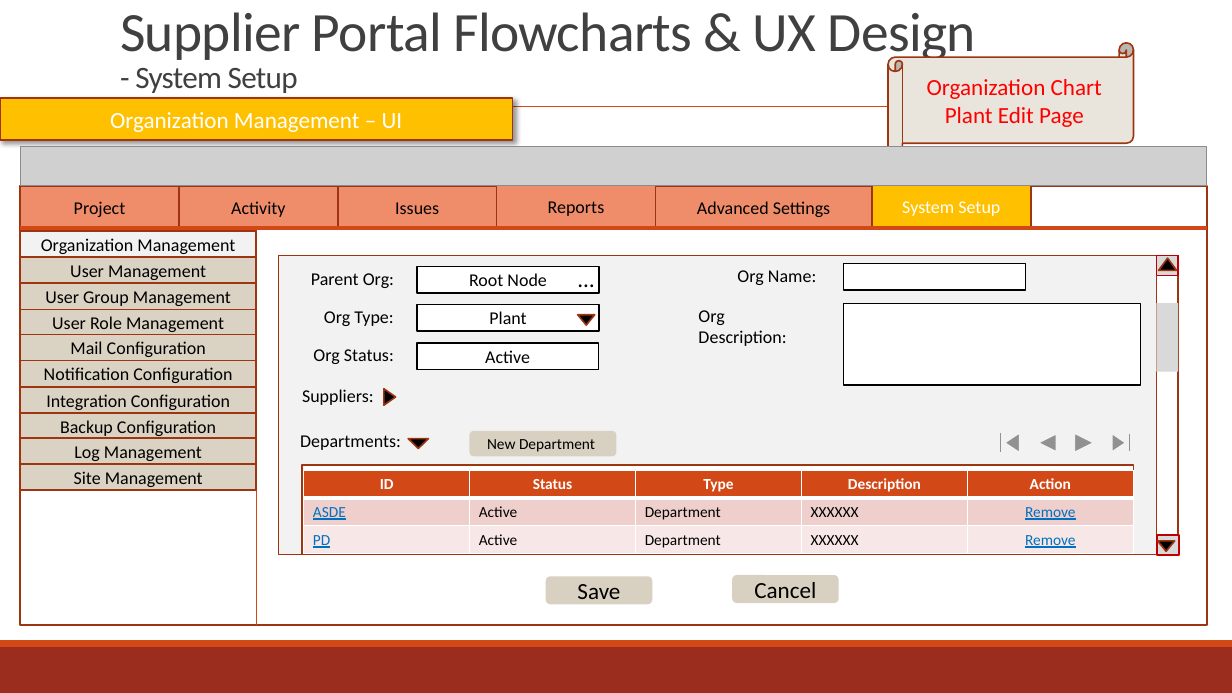
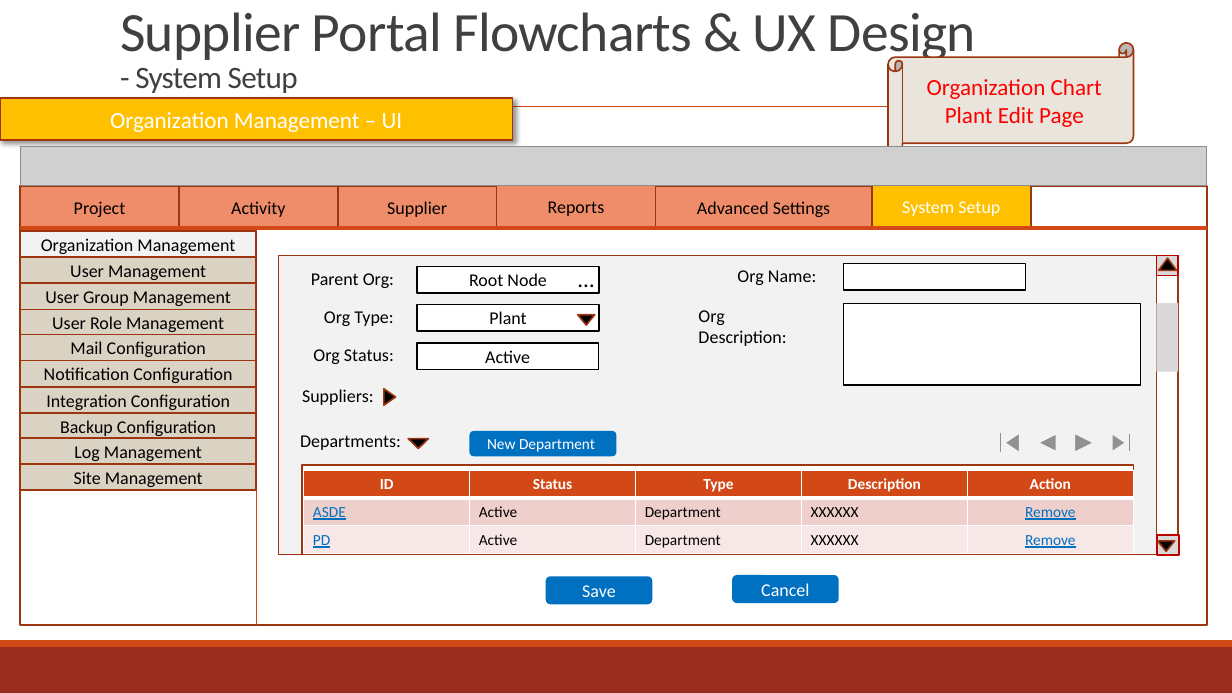
Before and after one commit to zyw9963/YFVE-supplier-portal, a slide deck: slide 18 of projects/YanFeng/02 System Design/User Stories/Flowcharts/Supplier FlowCharts & UX.pptx. Drawn at 1232x693 pixels with LibreOffice and Linux fonts; fonts in the diff are those of the drawing; grey boxes stand for pictures. Boxes give left, top, right and bottom in pixels: in the first picture for what was removed or moved away, otherwise in the second. Text is boxed around its words. In the diff, an @@ line names an element or a change of style, - is before the commit and + after.

```diff
--- a/projects/YanFeng/02 System Design/User Stories/Flowcharts/Supplier FlowCharts & UX.pptx
+++ b/projects/YanFeng/02 System Design/User Stories/Flowcharts/Supplier FlowCharts & UX.pptx
@@ text in rectangle at bbox=[387, 201, 447, 217]: text changed @@
-Issues
+Supplier
@@ rounded rectangle "New Department" at bbox=[470, 431, 616, 456]: text colour #000000 to #FFFFFF; fill #D8D0C0 to #0070C0 @@
@@ rounded rectangle "Save" at bbox=[546, 577, 653, 604]: size 18 to 14 pt, text colour #000000 to #FFFFFF; fill #D8D0C0 to #0070C0 @@
@@ rounded rectangle "Cancel" at bbox=[732, 575, 838, 603]: size 18 to 14 pt, text colour #000000 to #FFFFFF; fill #D8D0C0 to #0070C0 @@
```
Also in this commit, not shown: 91 other slides changed, 1 slide added, 1 other file.
